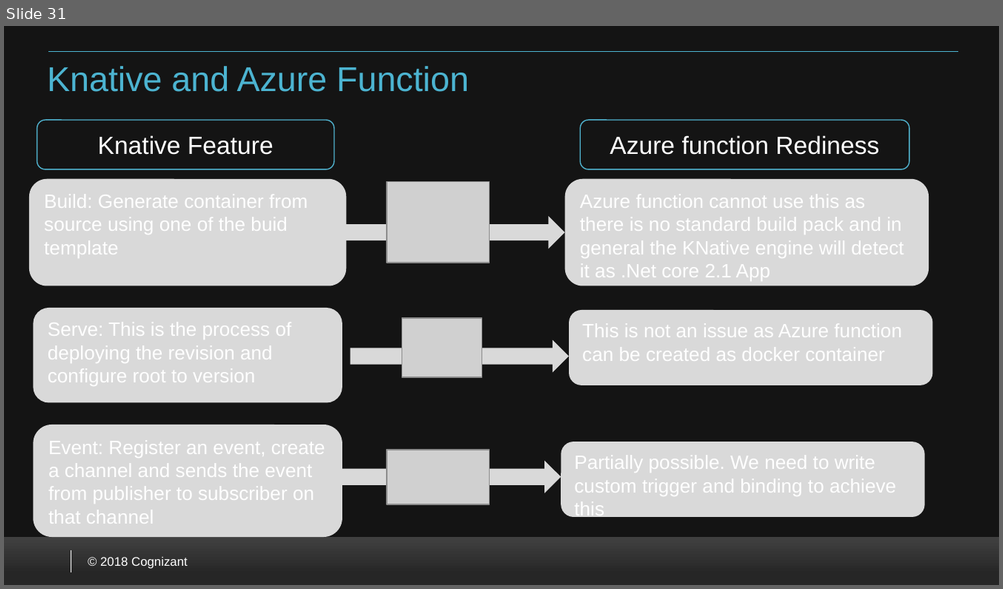
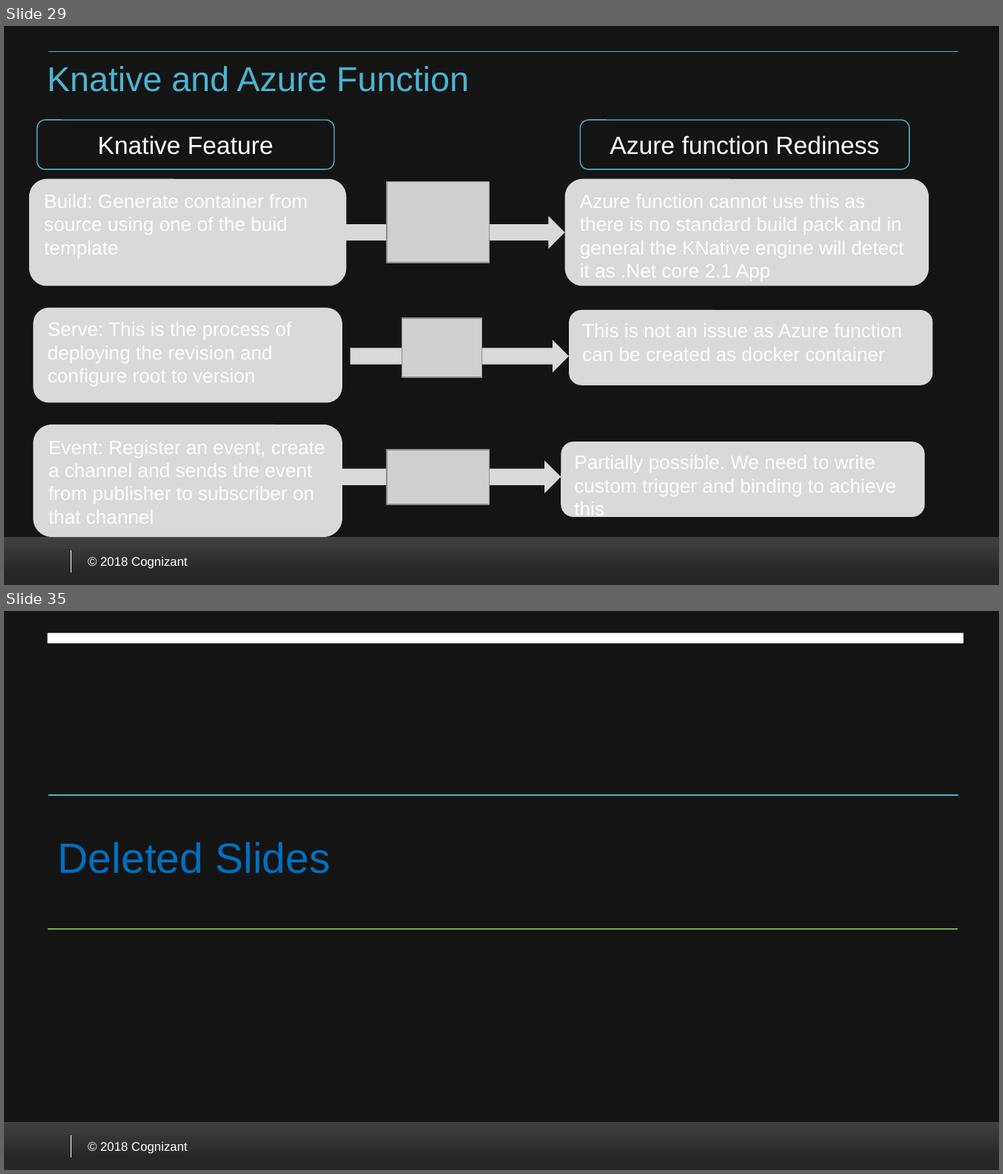
Before and after one commit to VenkateshSrini/MyDocuments, a slide deck: Azurefunction 2.0.pptx. Shown one above the other, each under a label of ours: slide 31 before the commit, slides 29 and 35 after it; the slides between them are not shown. The pictures are 1003x589 and 1003x1174 pixels, drawn with LibreOffice and Linux fonts; fonts in the diff are those of the drawing; grey boxes stand for pictures; background and template pictures are left out. Boxes give left, top, right and bottom in pixels: in the first picture for what was removed or moved away, otherwise in the second. Text is boxed around its words. In the diff, an @@ line names an element or a change of style, - is before the commit and + after.

```diff
--- a/Azurefunction 2.0.pptx
+++ b/Azurefunction 2.0.pptx
@@ slide 35 added at [4, 611, 999, 1170], background #FFFFFF; not listed: 5 template elements that a slide beside it also shows @@
@@ rectangle added at [48, 633, 964, 643], fill #FFFFFF @@
@@ line added from (48, 795) to (958, 795), #6BB445 1 pt @@
@@ text added at [58, 842, 330, 874], 30.6 pt, text #0070C0 @@
+Deleted Slides
@@ line added from (48, 929) to (957, 929), #4CB4D1 1 pt @@
@@ what was slide 31 is now slide 29 @@
```
Also in this commit, not shown: 2 slides changed, 4 other slides added.
